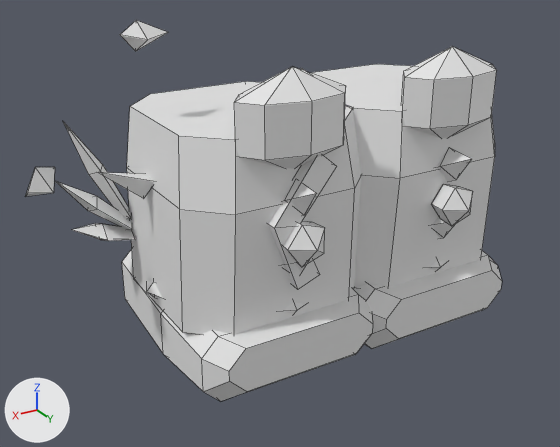
Renders of the FBX model roblox/art/armor/shoes_tier2_transcendent.fbx from each side of a commit.
Rendered twice from a 50 mm camera at (2.43, 3.65, -1.28) aimed at (0.35, 0.18, -3.01). Every picture has the same lights, and +X, +Y and +Z are marked at lower left. The first picture is the older version. Mesh edges are drawn as thin lines. Where no turn or scale is listed for an object, it has been applied to the vertices.

The first picture shows 'Boot_L', 'Boot_R', 'Greave_L', 'Greave_L_Glow', 'Greave_L_Trim', 'Greave_R', 'Greave_R_Glow', 'Greave_R_Grade', 'Greave_R_Trim' and 1 more.
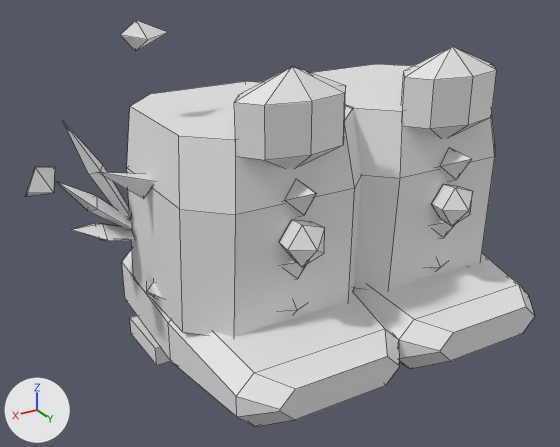
Where the change shows, as pixel boxes (x1, y1, x2, y2) in the pictures (560 x 447 px; the box of a moved part takes in the faces that stretch with it):
'Boot_R', reshaped (11% wider, 16% taller): before (122, 249, 372, 401); after (122, 249, 399, 426)
'Boot_L', reshaped (22% wider, 18% taller): before (354, 251, 502, 349); after (353, 253, 534, 369)
'Greave_R_Glow', reshaped (33% narrower, 64% shorter): before (268, 155, 337, 289); after (279, 220, 325, 267)
part 1 of me_boot_r, added: after (130, 316, 170, 365)
part 2 of me_boot_r, moved or reshaped: before (131, 288, 372, 401); after (131, 290, 399, 426)
part 3 of me_greave_r_glow, deleted: before (268, 155, 337, 289)

The change, as a list of edits to the scene's bpy script:
```text
Change me_boot_l:
    used by ob_boot_l; location = (-0.5, 0.0, -3.55)
    remove me_boot_l.from_pydata(...)  # 32 vertices, 26 faces; spans x -0.57..0.57, y -0.55..0.68, z -0.23..0.27
    add me_boot_l.from_pydata(...)  # 40 vertices, 32 faces; spans x -0.57..0.57, y -0.55..1.03, z -0.35..0.27
    me_boot_l part 4
    4 vertices in x -0.57..0.57, y 0.1, z -0.23..-0.13 move by (0.0, 0.1, 0.01)
    4 vertices in x -0.57..0.57, y 0.1, z 0.13..0.23 move by (0.0, 0.1, -0.01)
    16 vertices move from x -0.54..0.54, y 0.55..0.68, z -0.22..0.18 to x -0.5..0.5, y 0.85..1.03, z -0.2..0.12
    other edits to the shape of me_boot_l do not show in these pictures
Change me_boot_r:
    used by ob_boot_r; location = (0.5, 0.0, -3.55)
    remove me_boot_r.from_pydata(...)  # 32 vertices, 26 faces; spans x -0.57..0.57, y -0.55..0.68, z -0.23..0.27
    add me_boot_r.from_pydata(...)  # 40 vertices, 32 faces; spans x -0.57..0.57, y -0.55..1.03, z -0.35..0.27
    me_boot_r part 1: a new loose piece, a box spanning x -0.53..0.53, y -0.55..-0.13, z -0.35..-0.23, in mat_shoes_tier2_transcendent_boot_r (white #e7e7e7)
    me_boot_r part 2
    4 vertices in x -0.57..0.57, y 0.1, z -0.23..-0.13 move by (0.0, 0.1, 0.01)
    4 vertices in x -0.57..0.57, y 0.1, z 0.13..0.23 move by (0.0, 0.1, -0.01)
    16 vertices move from x -0.54..0.54, y 0.55..0.68, z -0.22..0.18 to x -0.5..0.5, y 0.85..1.03, z -0.2..0.12
Change me_greave_r_glow:
    used by ob_greave_r_glow; location = (0.5, 0.0, -2.8)
    remove me_greave_r_glow.from_pydata(...)  # 24 vertices, 25 faces; spans x -0.205..0.17, y 0.5..0.78, z -0.38..0.347
    add me_greave_r_glow.from_pydata(...)  # 12 vertices, 15 faces; spans x -0.097..0.12, y 0.5..0.78, z -0.214..0.014
    me_greave_r_glow part 3: the loose piece of 12 vertices spanning x -0.205..0.17, y 0.562..0.655, z -0.38..0.347 is deleted
```
